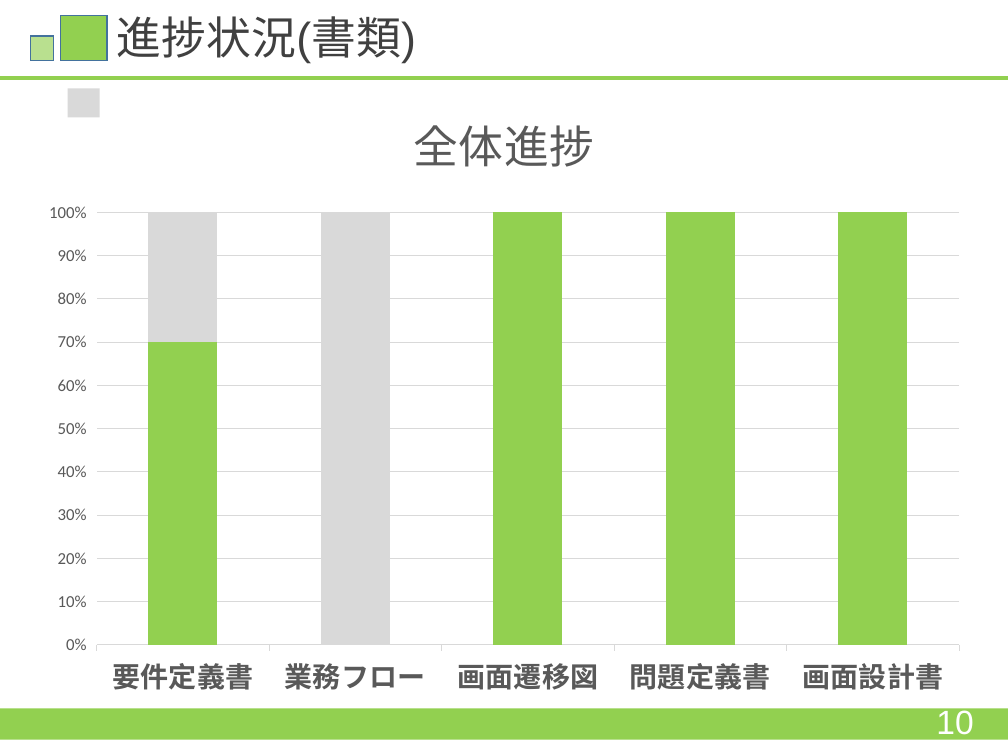
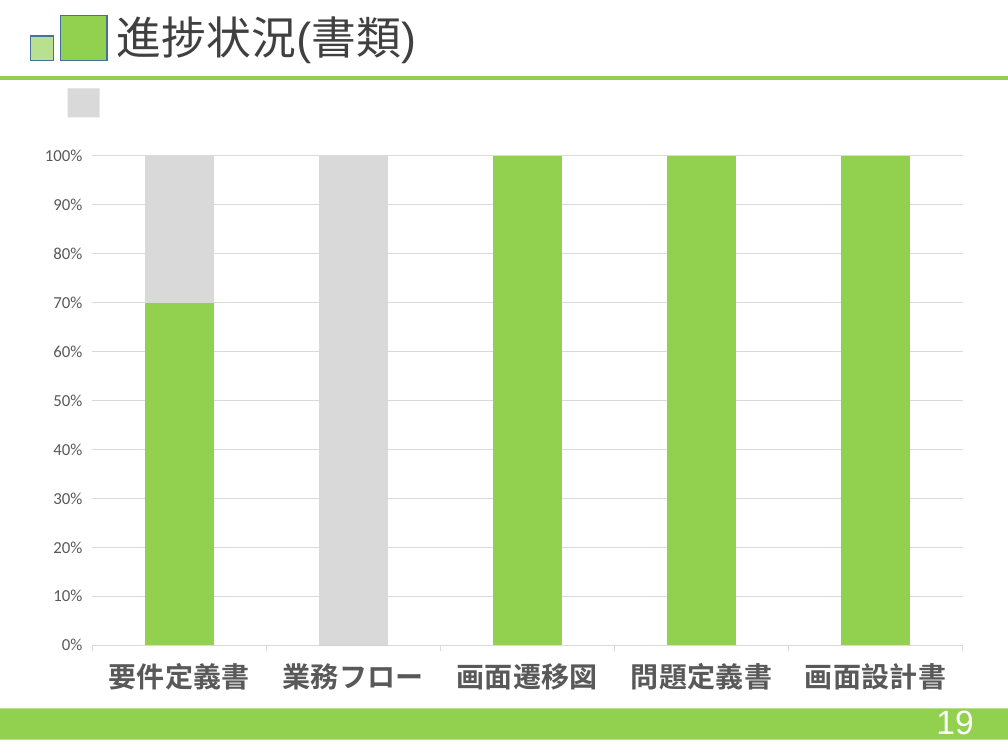
Before and after one commit to HamuroAC/Hamfile, a slide deck: slide 19 of 資料/発表資料.pptx (slide 14 before the commit). Drawn at 1008x756 pixels with LibreOffice and Linux fonts; fonts in the diff are those of the drawing. Boxes give left, top, right and bottom in pixels: in the first picture for what was removed or moved away, otherwise in the second. Text is boxed around its words. In the diff, an @@ line names an element or a change of style, - is before the commit and + after.

```diff
--- a/資料/発表資料.pptx
+++ b/資料/発表資料.pptx
@@ column stacked 100% chart at box(30, 80, 978, 709) @@
@@ title "全体進捗 " removed @@
@@ plot area changed @@
@@ text at box(936, 707, 973, 741): text changed @@
-10
+19
```
Also in this commit, not shown: 15 other slides changed, 7 slides added, 2 slides removed.
